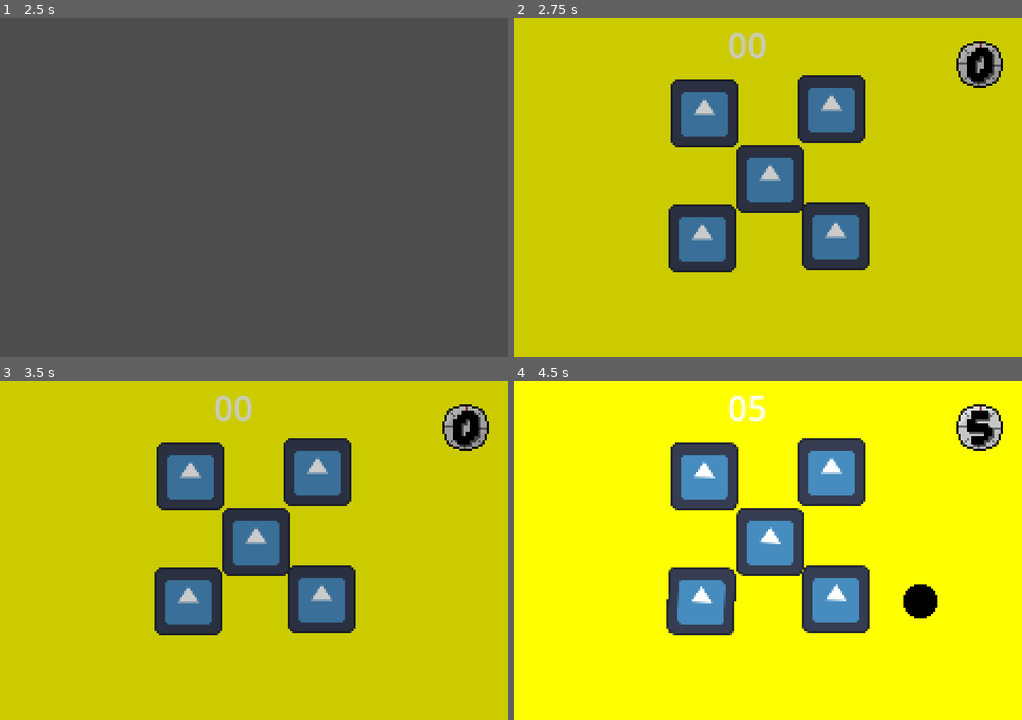
Above: before the commit, frames 1-4 (two rows, left to right).
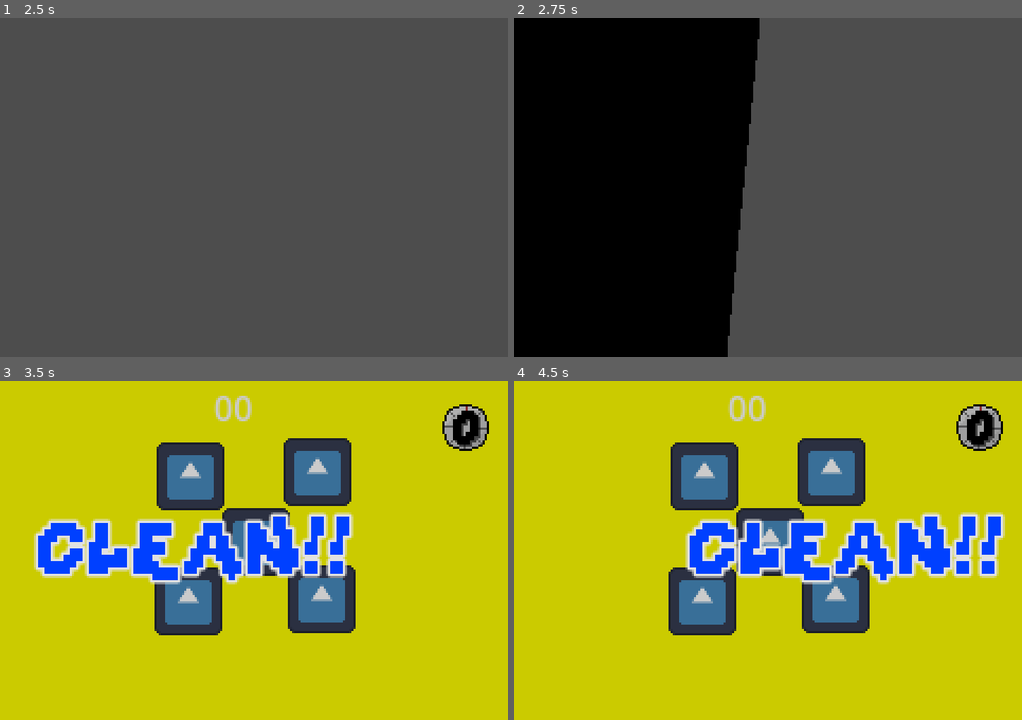
Above: after the commit, the same moments.

Repository: emmetl913/GMTK2024
Game: Godot game, scene res://menus/MainMenu.tscn
The game is run twice, just before and just after one commit, with the same random seed, the same clock (stepped at 60 frames per second) and the same inputs. The engine's default icon, where the game draws it, is replaced by a stand-in: a white triangle on a blue panel in a dark square.
Inputs (mouse positions are in pixels of both pictures, inside the frame that each line leads up to):
- Up to frame 1 (2.5 s): click "Start" at 0.5 s; tap Enter at 1.25 s; move the mouse to (365, 170) at 1.27 s; hold S (S) 1.28-2.03 s; tap Space at 2 s; move the mouse to (152, 204) at 2.02 s; click (152, 204) at 2.1 s; tap S (S) at 2.3 s
- Up to frame 2 (2.75 s): no input
- Up to frame 3 (3.5 s): move the mouse to (304, 475) at 2.77 s; hold S (S) from 2.78 s (still down)
- Up to frame 4 (4.5 s): move the mouse to (742, 618) at 3.52 s; release S (S) at 3.53 s; tap W (W) at 3.6 s; tap S (S) at 3.8 s; move the mouse to (920, 601) at 4.27 s; hold S (S) from 4.28 s (still down)

Frame 1 is identical in both runs. In frame 2, 100% of the frame differs, in the area x 0-100%, y 0-100%; in frame 3, 9.2%; in frame 4, 94%.

Commit message:
Transitions!

Diff:
--- a/games/CleaningGame/CleaningGame.gd
+++ b/games/CleaningGame/CleaningGame.gd
@@ -7,6 +7,7 @@
 # Called when the node enters the scene tree for the first time.
 func _ready():
 	timers = [5, 4, 3, 2]
+	directionMessage = "CLEAN!!"
 	$Label.text = "%02d" % count
 
 
--- a/worlds/MicroGamePlayer.gd
+++ b/worlds/MicroGamePlayer.gd
@@ -17,6 +17,7 @@
 	$EndMessage.visible = false
 
 	#testing
+	cutscene()
 
 # Called every frame. 'delta' is the elapsed time since the previous frame.
 func _process(delta):
@@ -43,14 +44,15 @@
 	$GameTimer.wait_time = game_inst.getTimer(game_phase)
 	$DirectionMessage/Label.text = game_inst.directionMessage
 
-	play_direction_animation()
+	#Set up direction animation
+	$DirectionMessage.visible = true
+	get_tree().paused = true
+
+	#play transition
+	$Transition/TransitionAnimPlayer.play("Enter_Game")
+
 
 func play_direction_animation():
-	$DirectionMessage.visible = true
-
-	#pause game
-	get_tree().paused = true
-
 	#play animation
 	$DirectionMessage/DirectionAnimPlayer.play("Animation")
 
@@ -66,6 +68,7 @@
 	total_wins += 1
 
 	play_end_text_animation("WIN!", Color(0, 0.64, 0.13))
+	$MessageTimer.start()
 
 func loseGame():
 	print("Lose game in parent")
@@ -73,12 +76,19 @@
 	total_losses += 1
 
 	play_end_text_animation("LOSE!", Color(1, 0, 0))
+	$MessageTimer.start()
+
+func _on_message_timer_timeout():
+	$Transition/TransitionAnimPlayer.play("Exit_Game")
+
+
 
 func endGame():
 	if is_instance_valid(game_inst):
 		game_inst.queue_free()
-	$InbetweenTimer.start()
 	$TimerGraphic.visible = false
+
+	enter_cutscene()
 
 func play_end_text_animation(message: String, color: Color):
 	$EndMessage/Label.text = message
@@ -91,11 +101,30 @@
 
 func _on_message_anim_player_animation_finished(anim_name):
 	$EndMessage.visible = false
-	endGame()
+
 
 func _on_game_timer_timeout():
 	print("game timer timeout")
 	loseGame()
 
+func cutscene():
+	$InbetweenTimer.start()
+
 func _on_inbetween_timer_timeout():
-	startGame(randi_range(0, gameScenes.size()-1))
+	exit_cutscene()
+
+func enter_cutscene():
+	$Transition/TransitionAnimPlayer.play("Enter_Cutscene")
+
+func exit_cutscene():
+	$Transition/TransitionAnimPlayer.play("Exit_Cutscene")
+
+func _on_transition_anim_player_animation_finished(anim_name):
+	if (anim_name == "Enter_Cutscene"):
+		cutscene()
+	elif (anim_name == "Exit_Cutscene"):
+		startGame(randi_range(0, gameScenes.size()-1))
+	elif (anim_name == "Enter_Game"):
+		play_direction_animation()
+	elif (anim_name == "Exit_Game"):
+		endGame()
--- a/worlds/MicroGamePlayer.tscn
+++ b/worlds/MicroGamePlayer.tscn
@@ -1,8 +1,9 @@
-[gd_scene load_steps=13 format=3 uid="uid://bs1arsoaxi704"]
+[gd_scene load_steps=20 format=3 uid="uid://bs1arsoaxi704"]
 
 [ext_resource type="Script" path="res://worlds/MicroGamePlayer.gd" id="1_v88o7"]
 [ext_resource type="Texture2D" uid="uid://c4y7fwmphhywq" path="res://assets/Timer/stopwatch.png" id="2_auqqo"]
 [ext_resource type="FontFile" uid="uid://dy03qa2n13w83" path="res://fonts/GrapeSoda.ttf" id="3_adxpj"]
+[ext_resource type="Texture2D" uid="uid://0b74jgic1yco" path="res://assets/MicroGamePlayer/transition.png" id="4_d0212"]
 
 [sub_resource type="LabelSettings" id="LabelSettings_uacp0"]
 font = ExtResource("3_adxpj")
@@ -147,6 +148,94 @@
 "RESET": SubResource("Animation_bu6ka")
 }
 
+[sub_resource type="Animation" id="Animation_5trlk"]
+length = 0.001
+tracks/0/type = "value"
+tracks/0/imported = false
+tracks/0/enabled = true
+tracks/0/path = NodePath("Sprite2D:position")
+tracks/0/interp = 1
+tracks/0/loop_wrap = true
+tracks/0/keys = {
+"times": PackedFloat32Array(0),
+"transitions": PackedFloat32Array(1),
+"update": 0,
+"values": [Vector2(380, 80)]
+}
+
+[sub_resource type="Animation" id="Animation_wvviw"]
+resource_name = "Enter_Cutscene"
+length = 0.3
+tracks/0/type = "value"
+tracks/0/imported = false
+tracks/0/enabled = true
+tracks/0/path = NodePath("Sprite2D:position")
+tracks/0/interp = 1
+tracks/0/loop_wrap = true
+tracks/0/keys = {
+"times": PackedFloat32Array(0, 0.3),
+"transitions": PackedFloat32Array(1, 1),
+"update": 0,
+"values": [Vector2(120, 80), Vector2(-140, 80)]
+}
+
+[sub_resource type="Animation" id="Animation_g3x75"]
+resource_name = "Exit_Game"
+length = 0.3
+tracks/0/type = "value"
+tracks/0/imported = false
+tracks/0/enabled = true
+tracks/0/path = NodePath("Sprite2D:position")
+tracks/0/interp = 1
+tracks/0/loop_wrap = true
+tracks/0/keys = {
+"times": PackedFloat32Array(0, 0.3),
+"transitions": PackedFloat32Array(1, 1),
+"update": 0,
+"values": [Vector2(380, 80), Vector2(120, 80)]
+}
+
+[sub_resource type="Animation" id="Animation_1l1qo"]
+resource_name = "Exit_Cutscene"
+length = 0.3
+tracks/0/type = "value"
+tracks/0/imported = false
+tracks/0/enabled = true
+tracks/0/path = NodePath("Sprite2D:position")
+tracks/0/interp = 1
+tracks/0/loop_wrap = true
+tracks/0/keys = {
+"times": PackedFloat32Array(0, 0.3),
+"transitions": PackedFloat32Array(1, 1),
+"update": 0,
+"values": [Vector2(-140, 80), Vector2(120, 80)]
+}
+
+[sub_resource type="Animation" id="Animation_dnfud"]
+resource_name = "Enter_Game"
+length = 0.3
+tracks/0/type = "value"
+tracks/0/imported = false
+tracks/0/enabled = true
+tracks/0/path = NodePath("Sprite2D:position")
+tracks/0/interp = 1
+tracks/0/loop_wrap = true
+tracks/0/keys = {
+"times": PackedFloat32Array(0, 0.3),
+"transitions": PackedFloat32Array(1, 1),
+"update": 0,
+"values": [Vector2(120, 80), Vector2(380, 80)]
+}
+
+[sub_resource type="AnimationLibrary" id="AnimationLibrary_tm8xd"]
+_data = {
+"Enter_Cutscene": SubResource("Animation_wvviw"),
+"Enter_Game": SubResource("Animation_dnfud"),
+"Exit_Cutscene": SubResource("Animation_1l1qo"),
+"Exit_Game": SubResource("Animation_g3x75"),
+"RESET": SubResource("Animation_5trlk")
+}
+
 [node name="MicroGamePlayer" type="Node2D"]
 script = ExtResource("1_v88o7")
 
@@ -157,9 +246,10 @@
 [node name="InbetweenTimer" type="Timer" parent="."]
 wait_time = 2.0
 one_shot = true
-autostart = true
 
 [node name="MessageTimer" type="Timer" parent="."]
+wait_time = 1.7
+one_shot = true
 
 [node name="TimerGraphic" type="Node2D" parent="."]
 z_index = 10
@@ -230,8 +320,24 @@
 "": SubResource("AnimationLibrary_qywm7")
 }
 
+[node name="Transition" type="Node2D" parent="."]
+process_mode = 3
+z_index = 20
+
+[node name="Sprite2D" type="Sprite2D" parent="Transition"]
+texture_filter = 1
+position = Vector2(380, 80)
+texture = ExtResource("4_d0212")
+
+[node name="TransitionAnimPlayer" type="AnimationPlayer" parent="Transition"]
+libraries = {
+"": SubResource("AnimationLibrary_tm8xd")
+}
+
 [connection signal="timeout" from="GameTimer" to="." method="_on_game_timer_timeout"]
 [connection signal="timeout" from="InbetweenTimer" to="." method="_on_inbetween_timer_timeout"]
+[connection signal="timeout" from="MessageTimer" to="." method="_on_message_timer_timeout"]
 [connection signal="animation_finished" from="EndMessage/MessageAnimPlayer" to="." method="_on_message_anim_player_animation_finished"]
 [connection signal="timeout" from="EndMessage/MessageBuffer" to="." method="_on_message_buffer_timeout"]
 [connection signal="animation_finished" from="DirectionMessage/DirectionAnimPlayer" to="." method="_on_direction_anim_player_animation_finished"]
+[connection signal="animation_finished" from="Transition/TransitionAnimPlayer" to="." method="_on_transition_anim_player_animation_finished"]
Binary file added: assets/MicroGamePlayer/transition.png
Not shown, added: assets/MicroGamePlayer/transition.png.import
